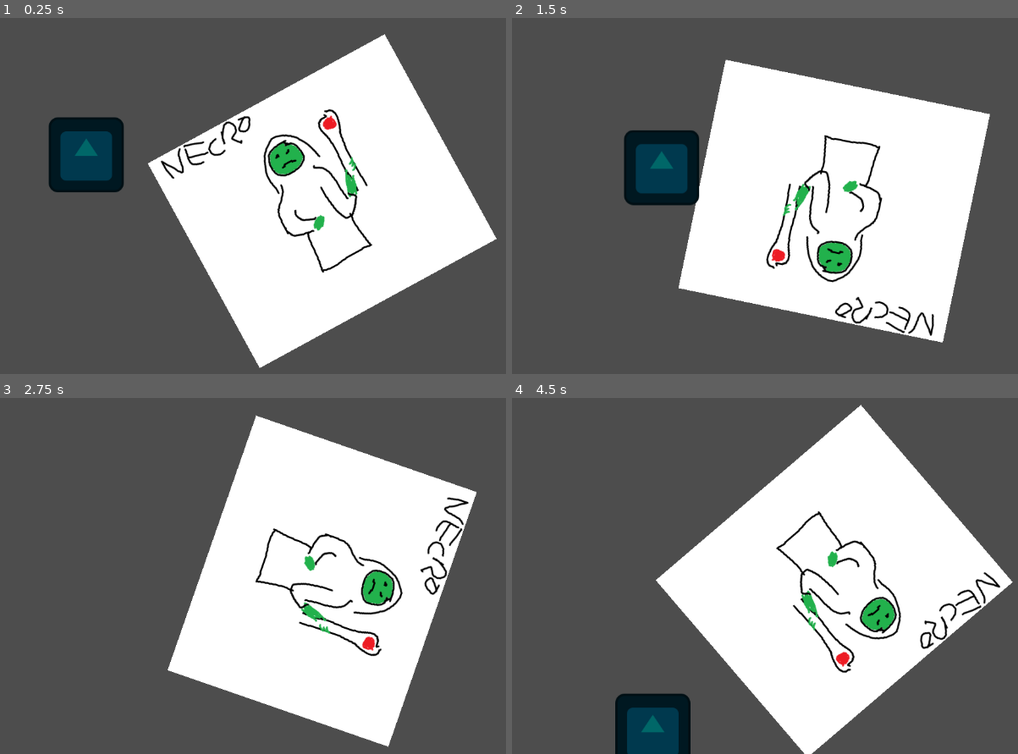
Above: before the commit, frames 1-4 (two rows, left to right).
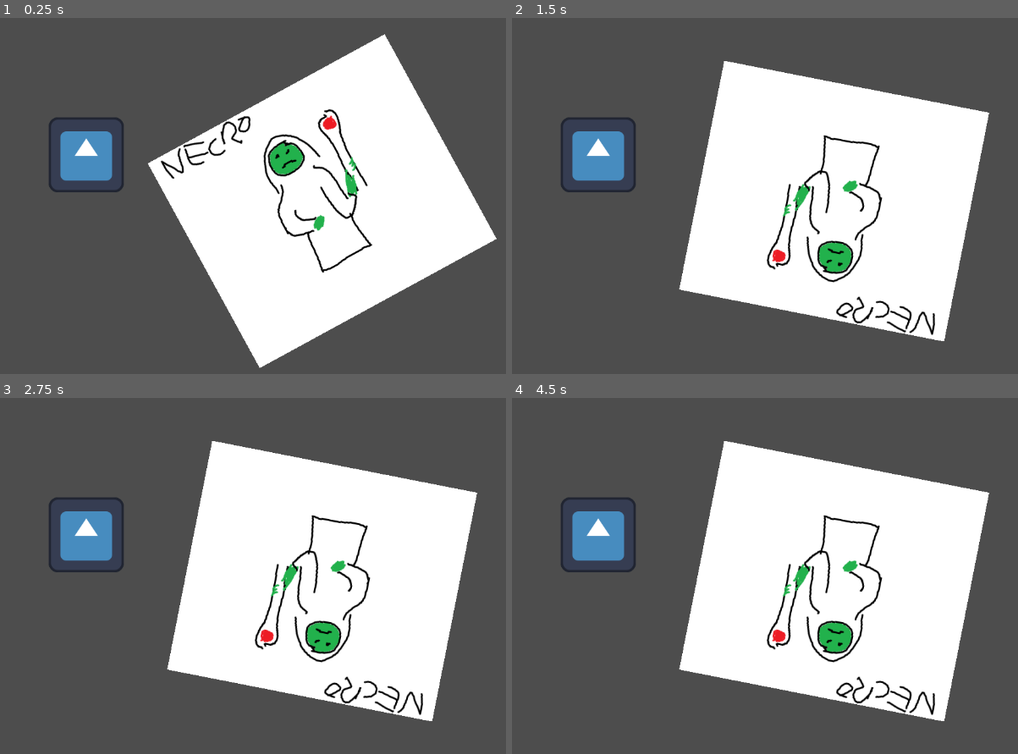
Above: after the commit, the same moments.

Repository: TyGuy54/GMTK-Jam
Game: Godot game, scene res://Scenes/main.tscn
Two runs of this game, one before a commit and one after it. Both use one fixed random seed, a clock stepped at 60 frames per second and the inputs below. Before the commit the project has no main scene; this scene is started directly in both runs. The engine's default icon, where the game draws it, is replaced by a stand-in: a white triangle on a blue panel in a dark square.
Inputs:
- Up to frame 1 (0.25 s): no input
- Up to frame 2 (1.5 s): hold Right (ui_right) 0.53-1.28 s; hold Down (ui_down) from 1.28 s (still down)
- Up to frame 3 (2.75 s): release Down (ui_down) at 2.03 s; hold Right (ui_right) from 2.03 s (still down)
- Up to frame 4 (4.5 s): release Right (ui_right) at 2.78 s; hold Up (ui_up) 2.78-3.53 s; hold Left (ui_left) from 3.53 s (still down)

The runs differ from the first frame. In frame 1, 3.0% of the frame differs, in the area x 9-25%, y 28-49%; in frame 2, 6.7%; in frame 3, 15%; in frame 4, 21%, in the area x 9-99%, y 1-100%.
Error after the commit: Parse Error: The function signature doesn't match the parent. Parent signature is "move_actor(Variant, Variant) -> Variant". (res://Scripts/Player/player.gd:14)

Commit message:
capitalization and folder consistency

Diff:
--- a/Scenes/Enemy/necto.tscn
+++ b/Scenes/Nector/Nector.tscn
@@ -1,17 +1,17 @@
 [gd_scene load_steps=4 format=3 uid="uid://dug0txk7tb52l"]
 
-[ext_resource type="Texture2D" uid="uid://dxr1xwv12set0" path="res://Assets/image.png" id="1_5mwhg"]
-[ext_resource type="Script" path="res://Scripts/Enemy/nector.gd" id="1_gjpl7"]
+[ext_resource type="Script" path="res://Scripts/Nector/nector.gd" id="1_qgphm"]
+[ext_resource type="Texture2D" uid="uid://dxr1xwv12set0" path="res://Assets/image.png" id="2_gbp1c"]
 
 [sub_resource type="RectangleShape2D" id="RectangleShape2D_petkr"]
 size = Vector2(462, 394)
 
 [node name="necto" type="CharacterBody2D"]
-script = ExtResource("1_gjpl7")
+script = ExtResource("1_qgphm")
 speed = 300
 
 [node name="Sprite2D" type="Sprite2D" parent="."]
-texture = ExtResource("1_5mwhg")
+texture = ExtResource("2_gbp1c")
 
 [node name="CollisionShape2D" type="CollisionShape2D" parent="."]
 position = Vector2(0, -4)
--- a/Scenes/Player/player.tscn
+++ b/Scenes/Player/player.tscn
@@ -8,6 +8,9 @@
 
 [node name="Player" type="CharacterBody2D"]
 script = ExtResource("1_8l274")
+health = null
+Attack = null
+Defense = null
 acceleration = 1000.0
 friction = 1000.0
 speed = 600
--- a/Scenes/main.tscn
+++ b/Scenes/main.tscn
@@ -1,7 +1,8 @@
-[gd_scene load_steps=3 format=3 uid="uid://ddoytg5uilqnq"]
+[gd_scene load_steps=4 format=3 uid="uid://ddoytg5uilqnq"]
 
-[ext_resource type="PackedScene" uid="uid://dug0txk7tb52l" path="res://Scenes/Enemy/necto.tscn" id="1_0b3ls"]
-[ext_resource type="PackedScene" uid="uid://c4jppx37xwi01" path="res://Scenes/Player/player.tscn" id="2_w0ing"]
+[ext_resource type="PackedScene" uid="uid://dug0txk7tb52l" path="res://Scenes/Nector/Nector.tscn" id="1_0b3ls"]
+[ext_resource type="PackedScene" uid="uid://c4jppx37xwi01" path="res://Scenes/Player/Player.tscn" id="2_w0ing"]
+[ext_resource type="Texture2D" uid="uid://dcjs4cx8wak85" path="res://icon.svg" id="3_j435r"]
 
 [node name="main" type="Node2D"]
 position = Vector2(549, 353)
@@ -10,3 +11,6 @@
 
 [node name="Player" parent="." instance=ExtResource("2_w0ing")]
 position = Vector2(-402, -79)
+
+[node name="Sprite2D2" type="Sprite2D" parent="Player"]
+texture = ExtResource("3_j435r")
--- a/Classes/actor.gd
+++ b/Scripts/Classes/actor.gd
@@ -2,8 +2,8 @@
 class_name Actor
 
 @export var health: int = 0
-@export var Attack: int = 0
-@export var Defense: int = 0
+@export var attack: int = 0
+@export var defense: int = 0
 
 @export var acceleration: float = 0.0
 @export var friction: float = 0.0
--- a/Scripts/Enemy/nector.gd
+++ b/Scripts/Nector/nector.gd
@@ -14,7 +14,5 @@
 	var angle_to = $Sprite2D.transform.x.angle_to(direction)
 	$Sprite2D.rotate(sign(angle_to) * min(delta * rotation_speed, abs(angle_to)))
 
-
-
 func _on_area_2d_body_entered(body: Node2D) -> void:
 	pass # Replace with function body.
--- a/Scripts/Player/player.gd
+++ b/Scripts/Player/player.gd
@@ -5,8 +5,11 @@
 	# As good practice, you should replace UI actions with custom gameplay actions.
 	var direction := Input.get_vector("ui_left", "ui_right", "ui_up", "ui_down")
 
-	move_actor(direction, delta)
+#	move_actor(direction, delta)
 
 
 func handle_attack():
 	pass
+
+func move_actor():
+	pass
--- a/project.godot
+++ b/project.godot
@@ -11,6 +11,7 @@
 [application]
 
 config/name="GMTK-Jam"
+run/main_scene="res://Scenes/main.tscn"
 config/features=PackedStringArray("4.1", "Forward Plus")
 config/icon="res://icon.svg"
 
Binary file added: lpc-necromancer.png
Not shown, added: lpc-necromancer.png.import
